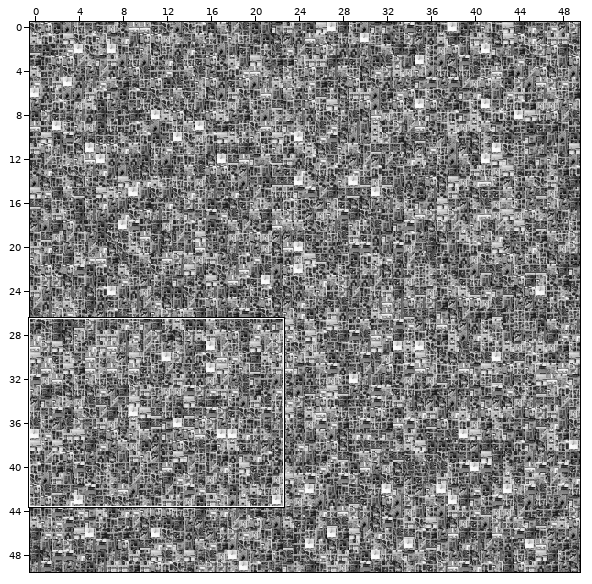
Two states of a Tiled map, assets/city-bigger.tmx. Above: a wide view before the commit, with the close-up outlined.
Close-up. As it was:
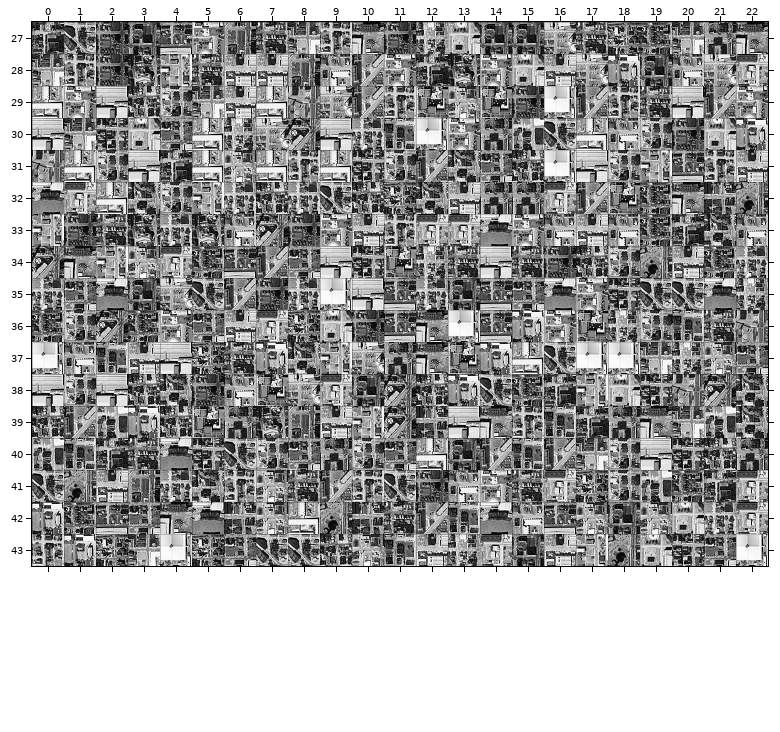
Cells are 64x64 px. Shown: x 0..22, y 27..43. The commit also changed other parts of the map, which this record leaves out.
And afterwards:
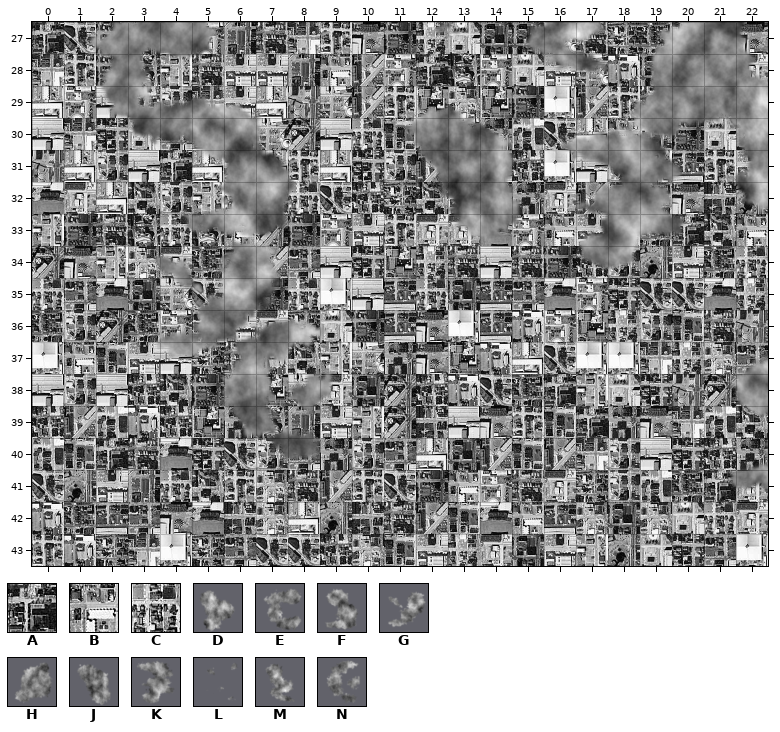
Key: from "city": A 4, B 14, C 24; from "clouds": D 3, E 4, F 5, G 7, H 8, J 11, K 12, L 13, M 14, N 15.
_ is an empty cell.
Tiles of an added or newly shown layer are drawn over the layers below it.
Change:
Layer "Tile Layer 1" (removed):
Tile A is gone in row 41 at x 21.
Tile B is gone in row 30 at x 18.
Tile C is gone in row 33 at x 4.
Layer "city" (added):
Tile A now appears in row 41 at x 21.
Tile B now appears in row 30 at x 18.
Tile C now appears in row 33 at x 4.
Layer "clouds" (added):
Tile D now appears in row 32 at x 21.
Tile E now appears in row 30 at x 1.
Tile F now appears in row 33 at x 4; in row 41 at x 21.
Tile G now appears in row 37 at x 3.
Tile H now appears in row 30 at x 18.
Tile J now appears in row 33 at x 11.
Tile K now appears in row 34 at x 16.
Tile L now appears in row 27 at x 9.
Tile M now appears in row 28 at x 14.
Tile N now appears in row 40 at x 5.
Pixel boxes of the changes (left, top, right, bottom) in both close-ups:
changed: (88, 22, 768, 491)
